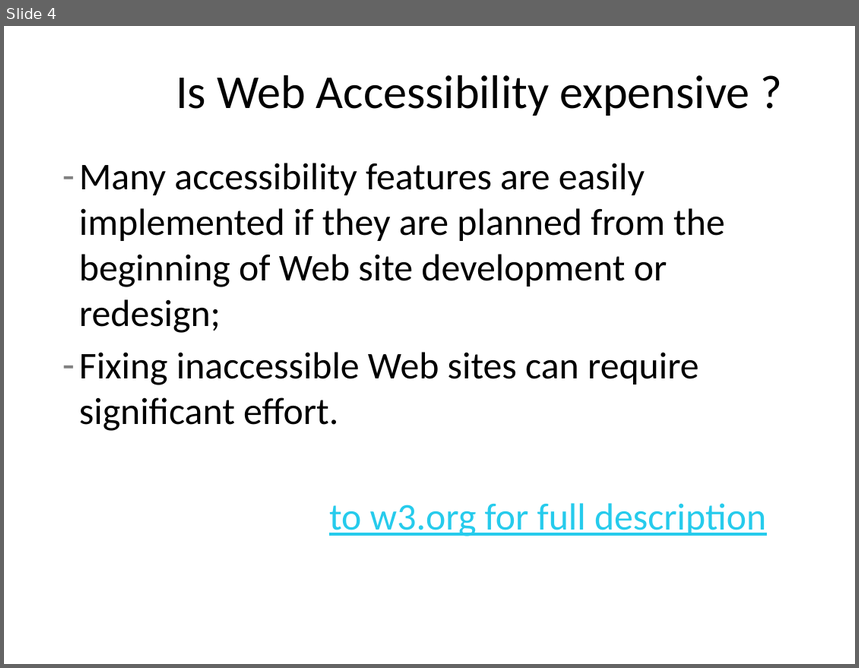
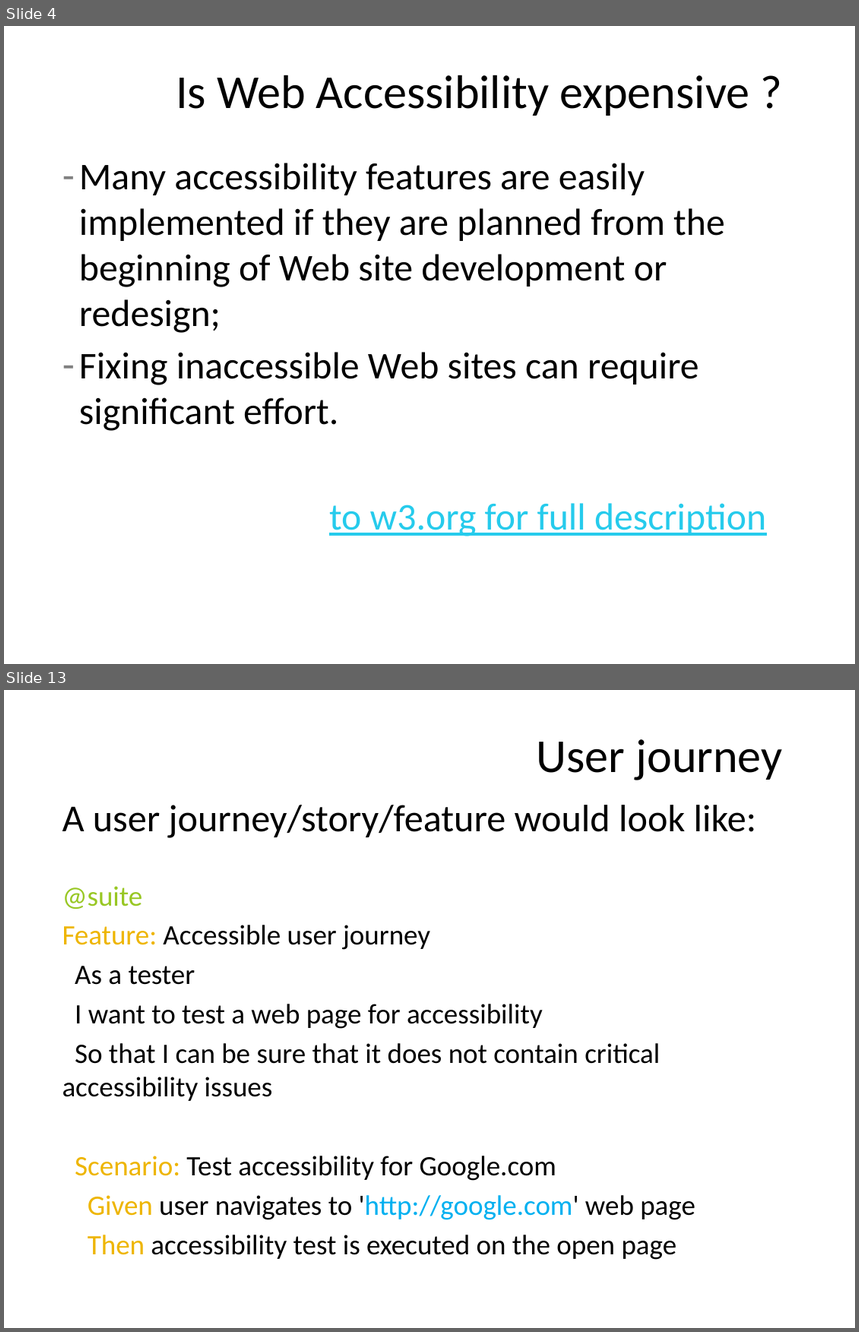
Before and after one commit to kristapsmelderis/tapost-2015-accessibility, a slide deck: tapost-2015-accessibility.pptx. Shown one above the other, each under a label of ours: slide 4 before the commit, slides 4 and 13 after it; the slides between them are not shown. The pictures are 859x668 and 859x1332 pixels, drawn with LibreOffice and Linux fonts; fonts in the diff are those of the drawing; background and template pictures are left out. Boxes give left, top, right and bottom in pixels: in the first picture for what was removed or moved away, otherwise in the second. Text is boxed around its words. In the diff, an @@ line names an element or a change of style, - is before the commit and + after.

Commit message:
finalise example test project, finalise presentation

```diff
--- a/tapost-2015-accessibility.pptx
+++ b/tapost-2015-accessibility.pptx
@@ slide 13 added at (4, 690, 855, 1328), background #FFFFFF @@
@@ title added at (537, 739, 782, 780), 40 pt, text #000000 @@
+User journey
@@ text added at (63, 805, 757, 1260), 23.8 pt, text #000000 @@
+A user journey/story/feature would look like:
+@suite
+Feature: Accessible user journey
+As a tester
+I want to test a web page for accessibility
+So that I can be sure that it does not contain critical accessibility issues
+Scenario: Test accessibility for Google.com
+Given user navigates to 'http://google.com' web page
+Then accessibility test is executed on the open page
```
Also in this commit, not shown: 8 slides changed, 6 other slides added, 11 other files.
